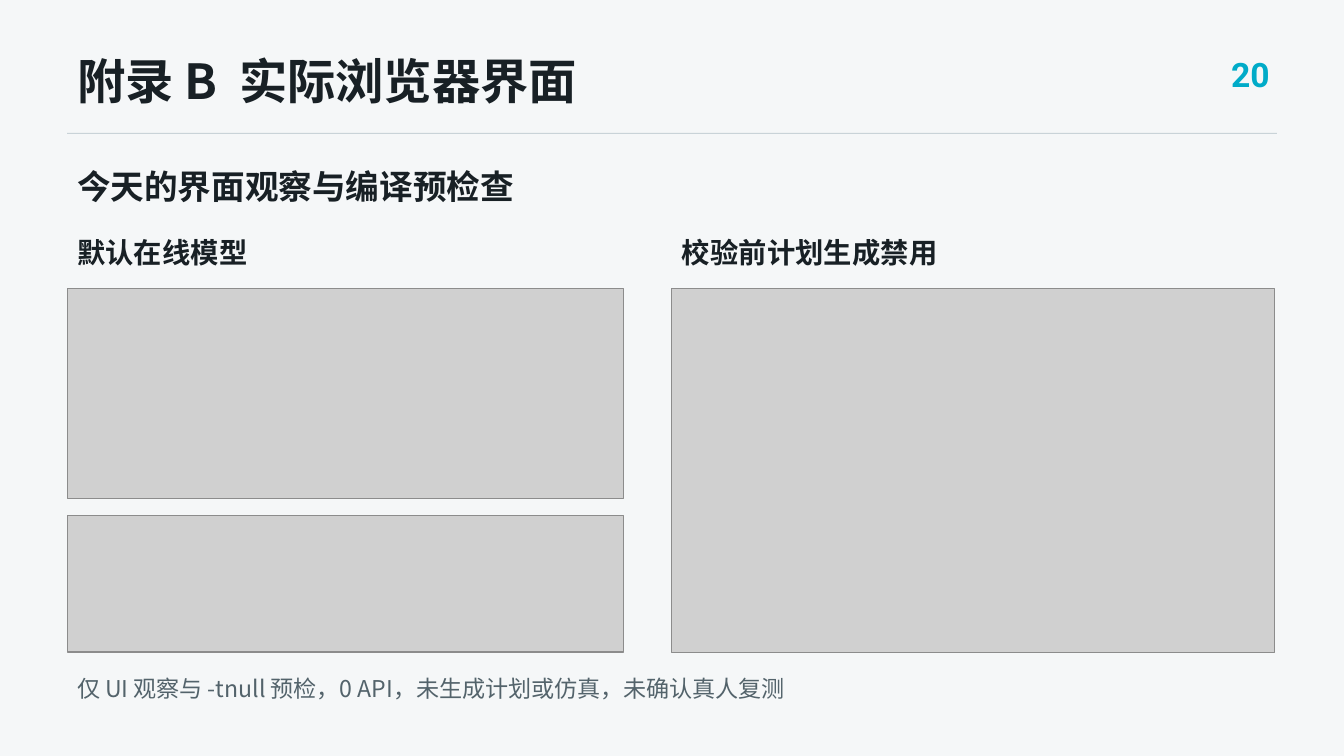
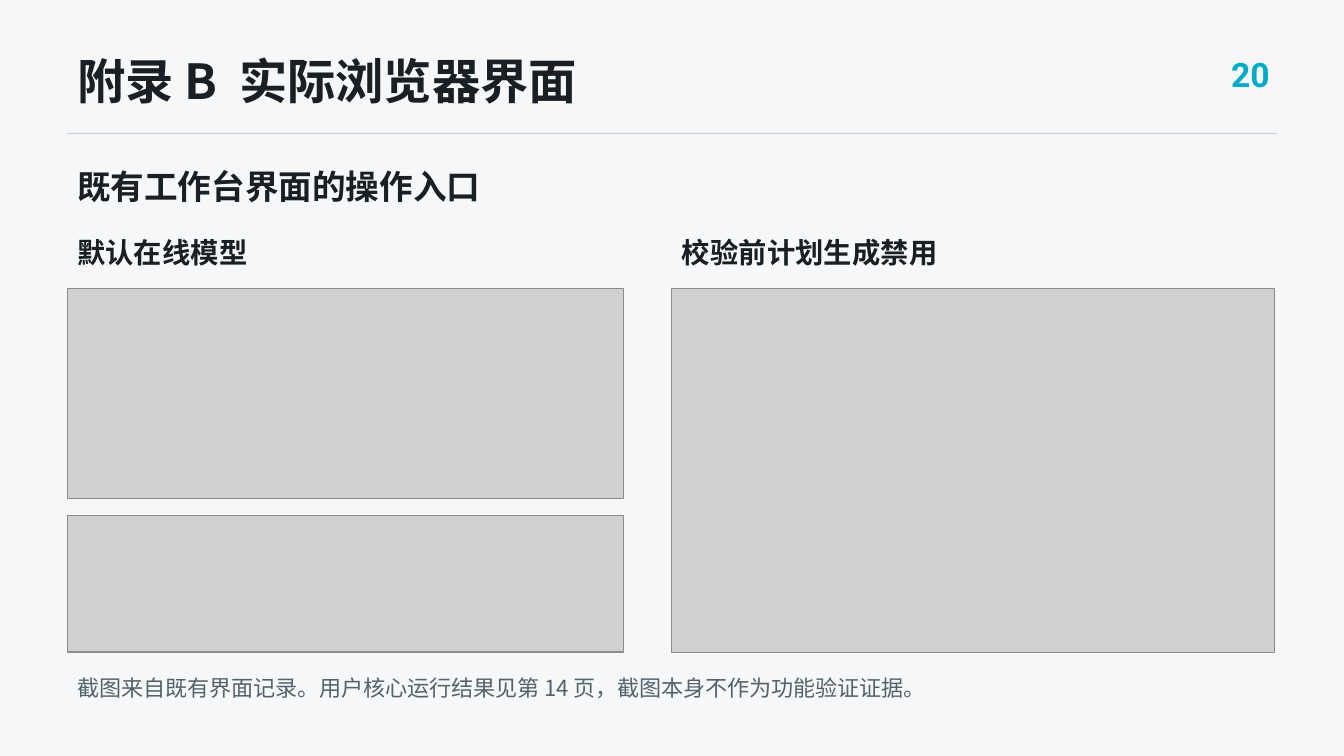
Before and after one commit to TYOCT-13/iverilog-ai-lab, a slide deck: slide 20 of docs/competition/ic/v4/presentation/output/ICARUS_AI_IC_defense_v4.pptx. Drawn at 1344x756 pixels with LibreOffice and Linux fonts; fonts in the diff are those of the drawing; grey boxes stand for pictures. Boxes give left, top, right and bottom in pixels: in the first picture for what was removed or moved away, otherwise in the second. Text is boxed around its words. In the diff, an @@ line names an element or a change of style, - is before the commit and + after.

```diff
--- a/docs/competition/ic/v4/presentation/output/ICARUS_AI_IC_defense_v4.pptx
+++ b/docs/competition/ic/v4/presentation/output/ICARUS_AI_IC_defense_v4.pptx
@@ text at (77, 170, 480, 202): text changed @@
-今天的界面观察与编译预检查
+既有工作台界面的操作入口
@@ text at (77, 677, 926, 698): text changed; size 16.5 to 15.8 pt @@
-仅 UI 观察与 -tnull 预检，0 API，未生成计划或仿真，未确认真人复测
+截图来自既有界面记录。用户核心运行结果见第 14 页，截图本身不作为功能验证证据。
```
Also in this commit, not shown: 8 other slides changed, 7 slides added, 7 slides removed, 28 other files.
